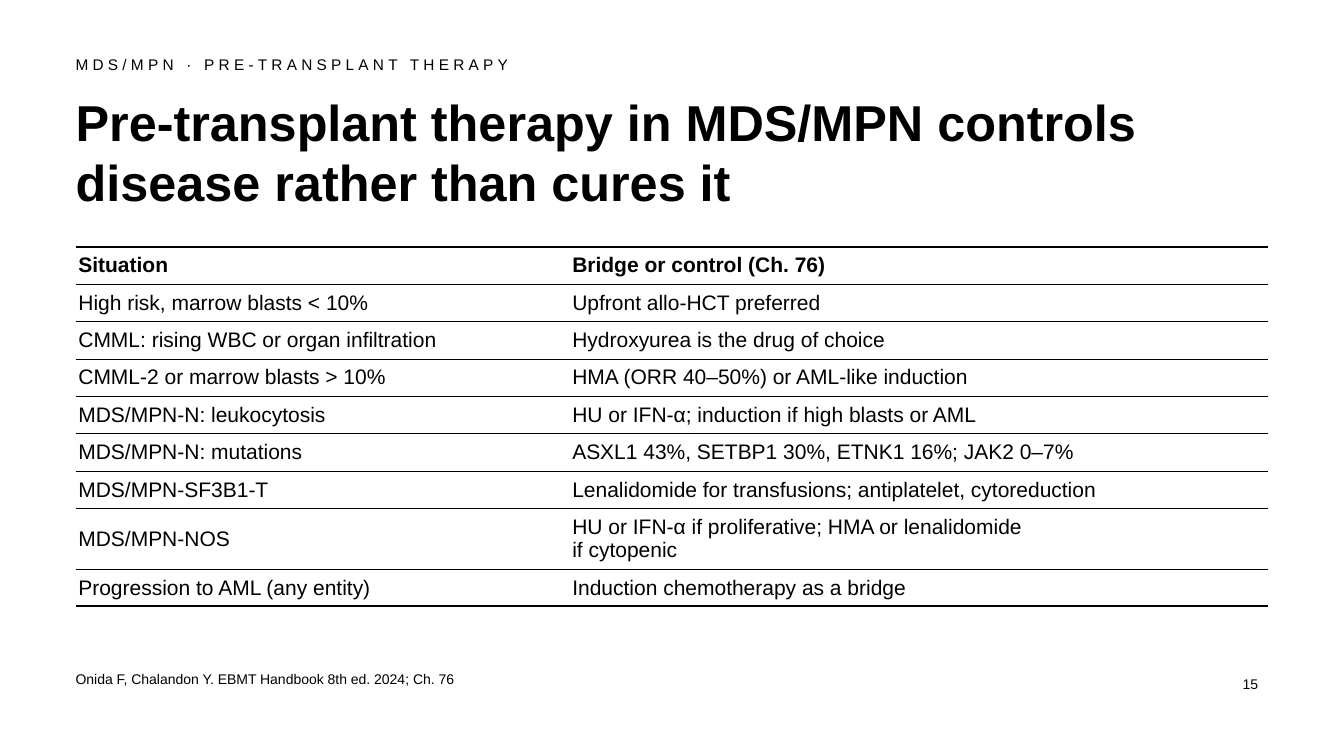
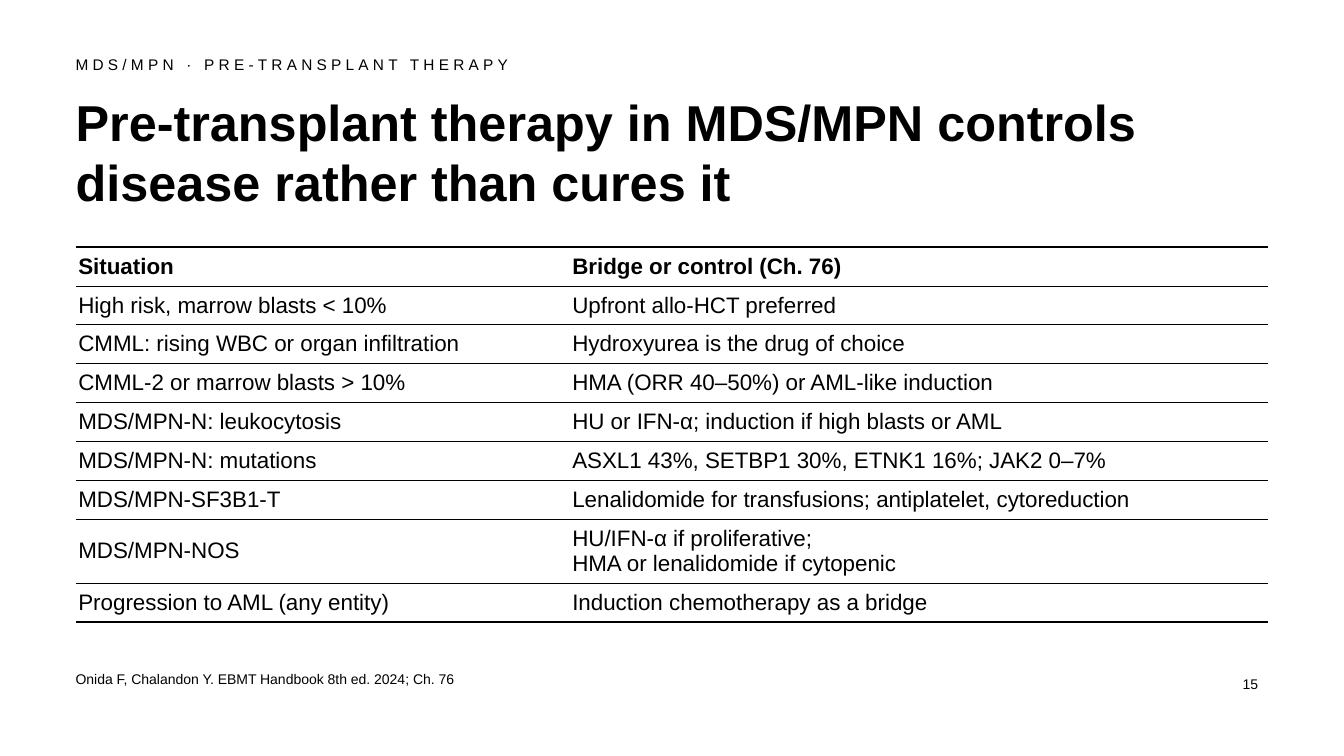
Before and after one commit to htlin222/ebmt-handbook-skill, a slide deck: slide 15 of slides/decks/s23-mds-mds-mpn.pptx. Drawn at 1344x756 pixels with LibreOffice and Linux fonts; fonts in the diff are those of the drawing. Boxes give left, top, right and bottom in pixels: in the first picture for what was removed or moved away, otherwise in the second. Text is boxed around its words. In the diff, an @@ line names an element or a change of style, - is before the commit and + after.

```diff
--- a/slides/decks/s23-mds-mds-mpn.pptx
+++ b/slides/decks/s23-mds-mds-mpn.pptx
@@ table at <box>76,247,1268,619</box> @@
-row 8, column 2: HU or IFN-α if proliferative; HMA or lenalidomide / if cytopenic
+row 8, column 2: HU/IFN-α if proliferative; / HMA or lenalidomide if cytopenic
@@ size 15 to 16 pt in "Situation", "Bridge or control (Ch. 76)", "High risk, marrow blasts < 10%", "Upfront allo-HCT preferred" and 13 more places @@
```
Also in this commit, not shown: 11 other slides changed, 1 other file.
